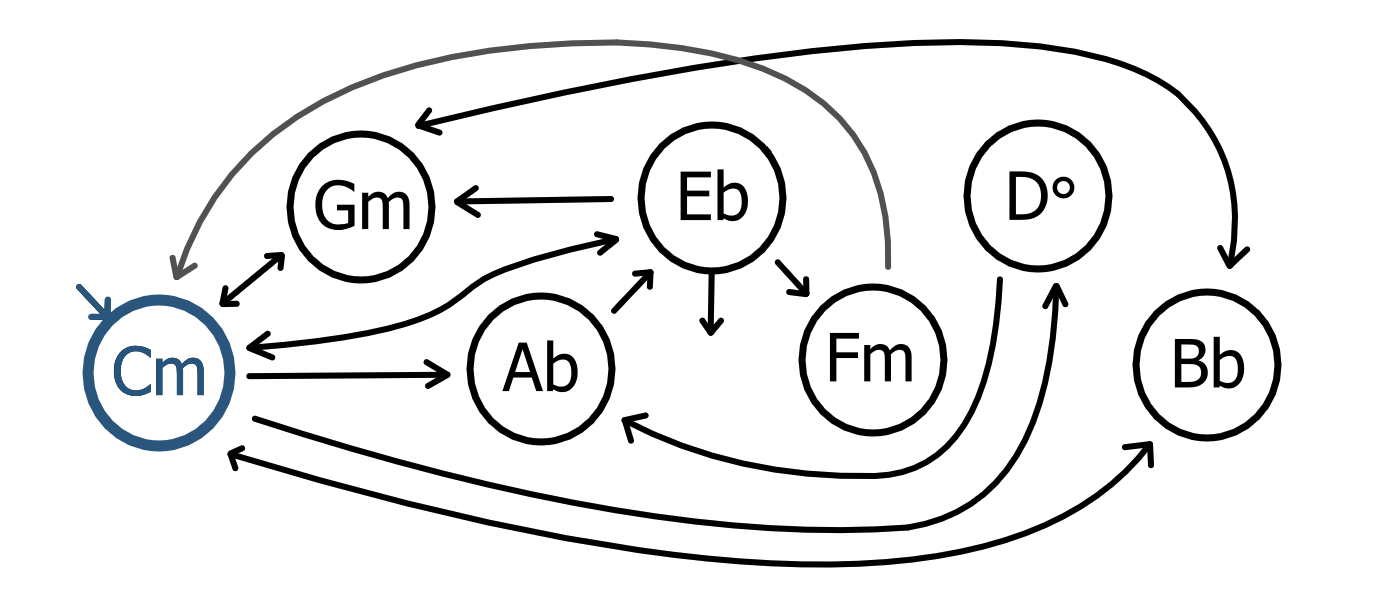
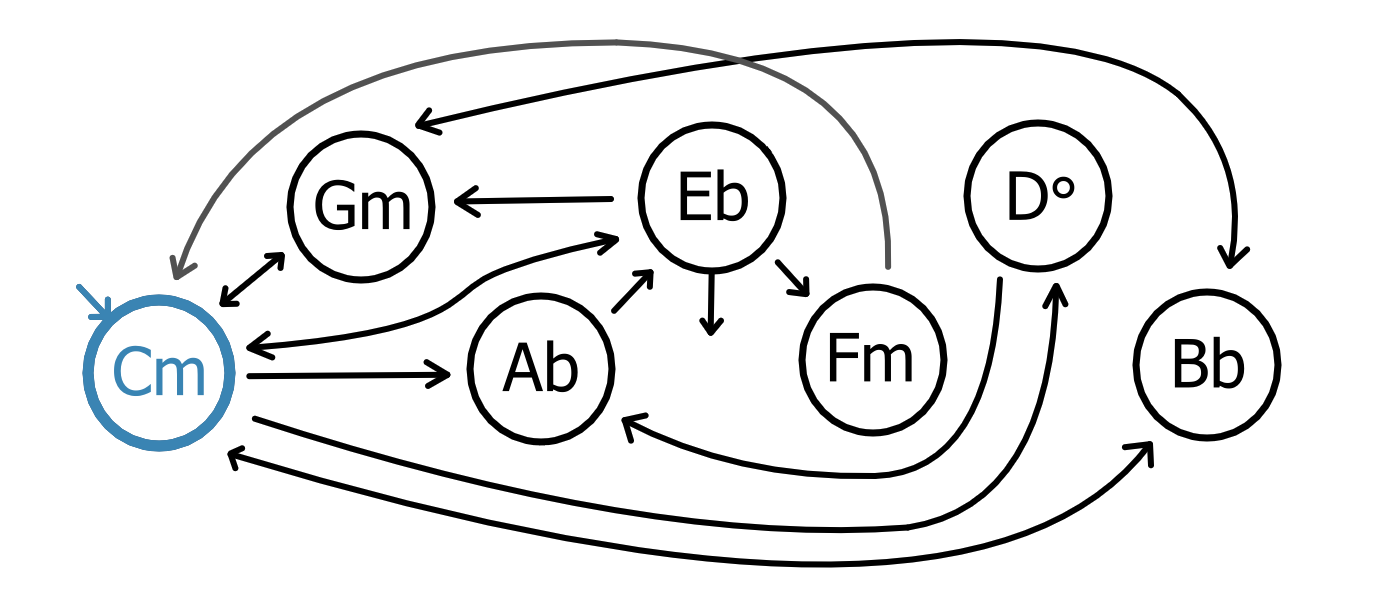
Two versions of the same layered image (1400x600). Layer-by-layer changes:
painted on "Paint Layer 5" over [76, 284, 128, 384]
painted on "Paint Layer 2" (7th of 7, in "1" › "Selected") over [76, 284, 236, 452]
hid group "Unselected" (7th of 7, in "1") (3 layers) over [76, 284, 236, 452]
painted on "Ring" (7th of 7, in "1" › "Unselected") over [76, 284, 236, 452]
painted on "Paint Layer 3" over [76, 284, 236, 452]
